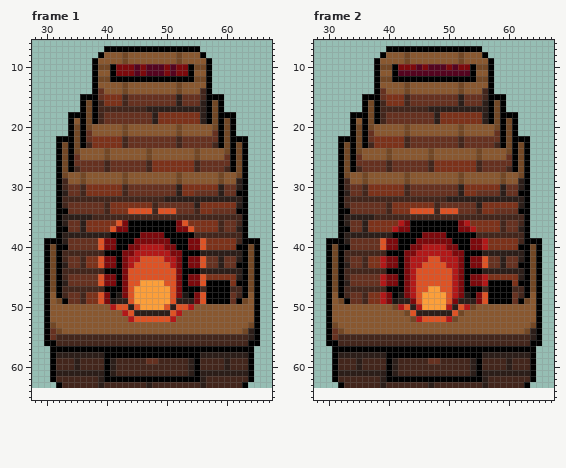
A pixel-art file gets an edit: asset/smelter/Bricks_02.aseprite. The first picture shows the starting point.
48x64 pixels, 4 frames. Shown: frame 1: x 28..67, y 6..65; frame 2: x 28..67, y 6..65. The old version is drawn lined up with the new one, on the new canvas. The commit also changed other frames, which this record leaves out.
New version:
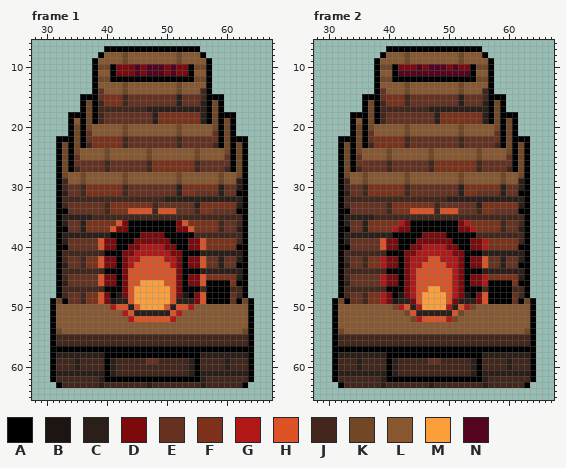
Palette (. is transparent): A #000000  B #1c1512  C #2c1e19  D #7c090c  E #663120  F #7c321a  G #b21818  H #de5325  J #43261c  K #724725  L #895830  M #fc9f3a  N #54041f
What changed:
canvas 48x64 -> 96x96, the old top-left corner now at 24,0
Frame 1:
The author changed colour C to colour A in rows 54 to 55 at x 64.
The author changed colour E to colour A in rows 54 to 55 at x 31.
The author changed colour K to colour A in row 53 at x 31 and 64.
The author changed colour L to colour A in rows 49 to 52 at x 31 and 64.
The author cleared colour A in row 39 at x 30 to 31 and 64 to 65; in rows 40 to 56 at x 30 and 65.
The author cleared colour K in rows 40 to 47 at x 31 and 64.
The author cleared colour L in row 48 at x 31 and 64.
Frame 2: the same change as frame 1
Boxes around the changes in both pictures, in picture pixels (x1, y1, x2, y2):
changed: (44, 238, 56, 346)
changed: (248, 238, 260, 346)
changed: (326, 238, 338, 346)
changed: (530, 238, 542, 346)
